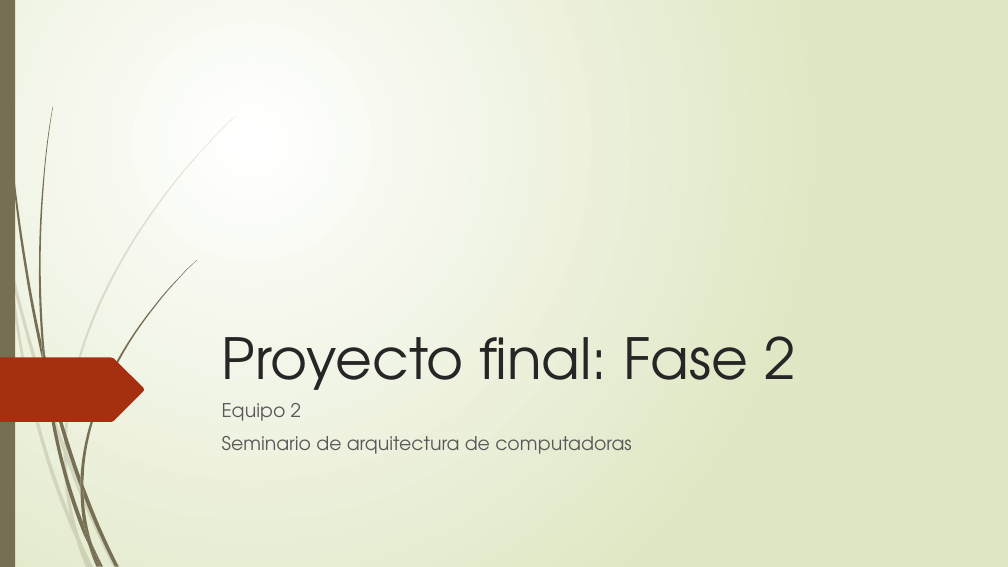
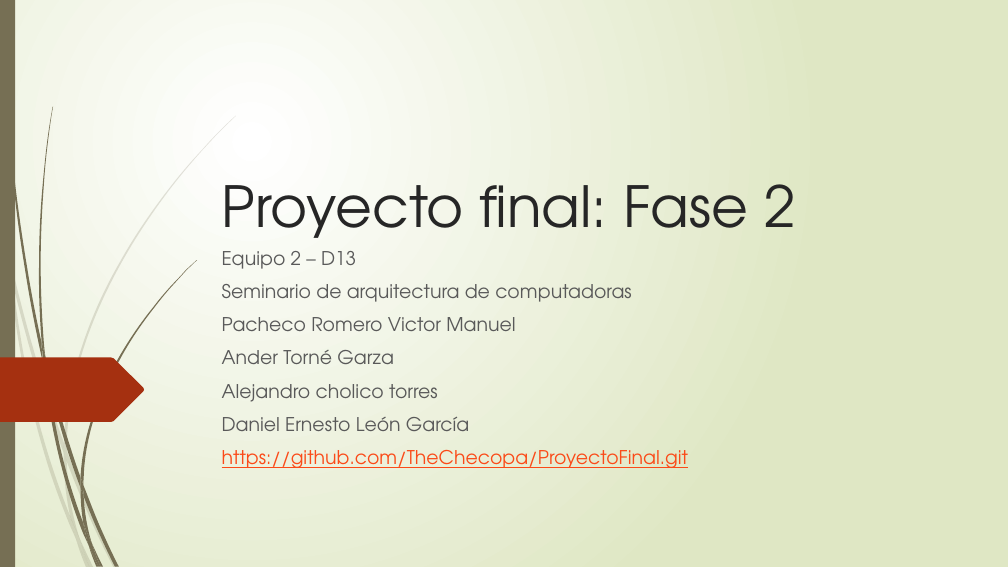
Before and after one commit to TheChecopa/ProyectoFinal, a slide deck: slide 1 of Presentacion Fase 2.pptx. Drawn at 1008x567 pixels with LibreOffice and Linux fonts; fonts in the diff are those of the drawing. Boxes give left, top, right and bottom in pixels: in the first picture for what was removed or moved away, otherwise in the second. Text is boxed around its words. In the diff, an @@ line names an element or a change of style, - is before the commit and + after.

Commit message:
Fase2

```diff
--- a/Presentacion Fase 2.pptx
+++ b/Presentacion Fase 2.pptx
@@ title "Proyecto final: Fase 2": place and size @@
-title "Proyecto final: Fase 2" at (222, 336, 795, 405)
+title "Proyecto final: Fase 2" at (222, 184, 795, 253)
@@ subtitle "Equipo 2 – D13": place and size @@
-subtitle "Equipo 2 – D13" at (222, 403, 631, 454)
+subtitle "Equipo 2 – D13" at (222, 251, 688, 468)
@@ subtitle at (222, 251, 356, 269): text changed @@
-Equipo 2
+Equipo 2 – D13
@@ subtitle at (222, 317, 688, 468): paragraphs added @@
+Pacheco Romero Victor Manuel
+Ander Torné Garza
+Alejandro cholico torres
+Daniel Ernesto León García
+https://github.com/TheChecopa/ProyectoFinal.git
```
